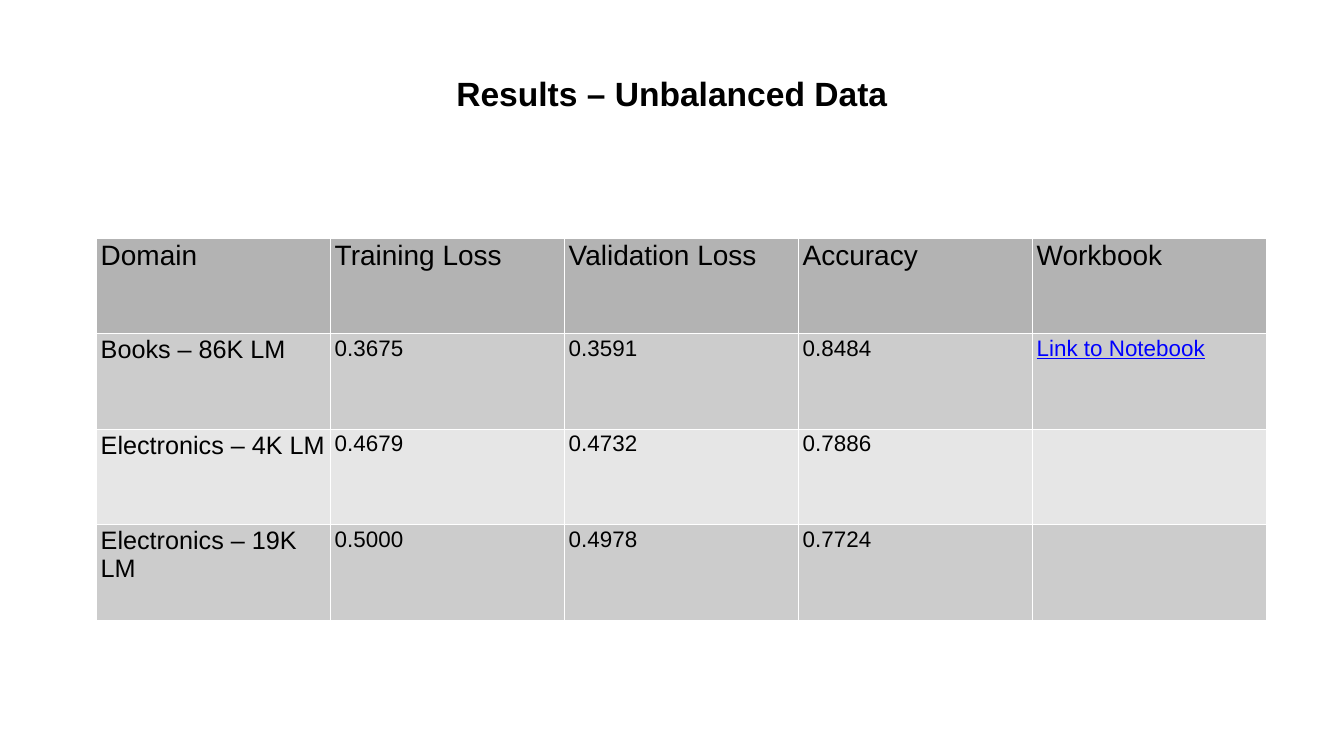
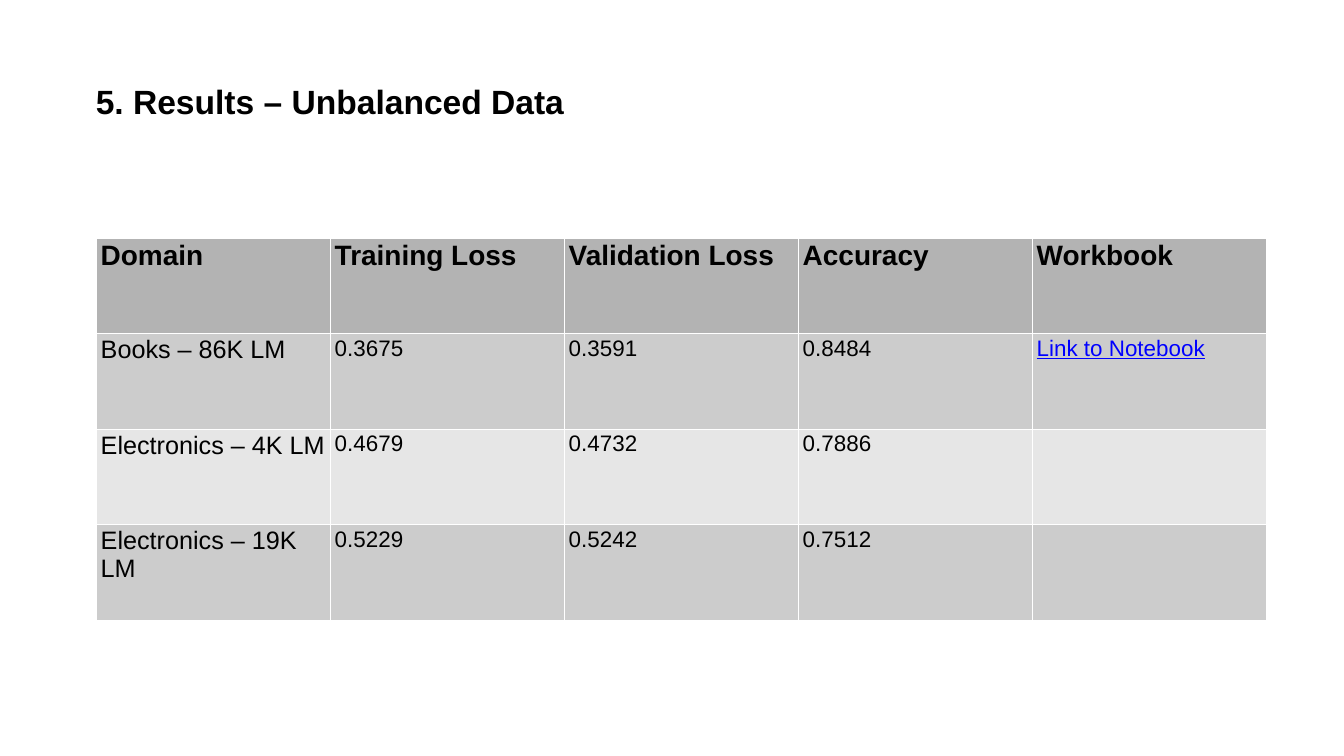
Before and after one commit to postprandial/fastai-amazonreview, a slide deck: slide 10 of Amazon_Review_Helpfulness_NLP-1-ONLINE.pptx. Drawn at 1344x756 pixels with LibreOffice and Linux fonts; fonts in the diff are those of the drawing. Boxes give left, top, right and bottom in pixels: in the first picture for what was removed or moved away, otherwise in the second. Text is boxed around its words. In the diff, an @@ line names an element or a change of style, - is before the commit and + after.

```diff
--- a/Amazon_Review_Helpfulness_NLP-1-ONLINE.pptx
+++ b/Amazon_Review_Helpfulness_NLP-1-ONLINE.pptx
@@ text at <box>96,89,564,115</box>: text changed @@
-Results – Unbalanced Data
+5. Results – Unbalanced Data
@@ table at <box>96,238,1265,620</box> @@
-row 4: Electronics – 19K LM | 0.5000 | 0.4978 | 0.7724 | 
+row 4: Electronics – 19K LM | 0.5229 | 0.5242 | 0.7512 | 
@@ bold on in "Domain", "Training Loss", "Validation Loss", "Accuracy" and 1 more places @@
```
Also in this commit, not shown: 12 other slides changed, 3 other files.
